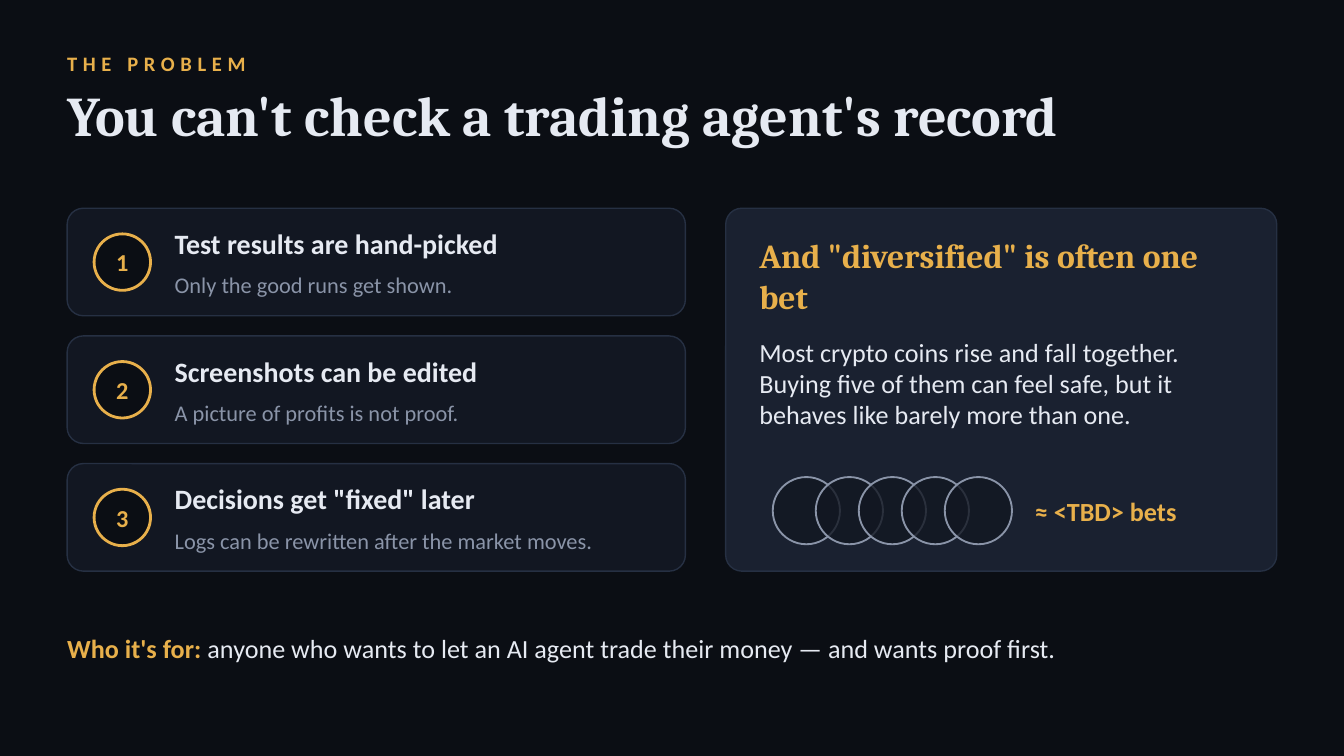
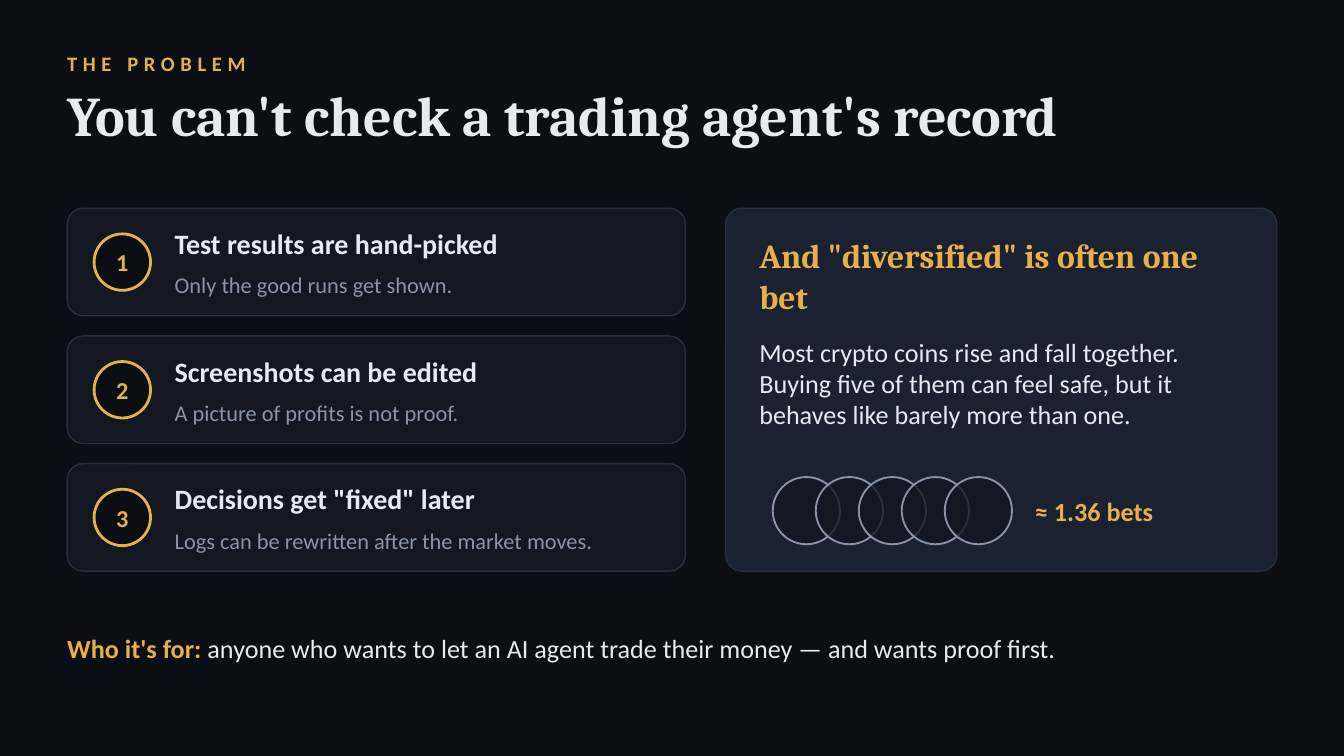
Before and after one commit to WalAngeL06/grail-agent, a slide deck: slide 2 of docs/pitch/GRAIL-pitch.pptx. Drawn at 1344x756 pixels with LibreOffice and Linux fonts; fonts in the diff are those of the drawing. Boxes give left, top, right and bottom in pixels: in the first picture for what was removed or moved away, otherwise in the second. Text is boxed around its words. In the diff, an @@ line names an element or a change of style, - is before the commit and + after.

```diff
--- a/docs/pitch/GRAIL-pitch.pptx
+++ b/docs/pitch/GRAIL-pitch.pptx
@@ text at (x1=1054, y1=502, x2=1154, y2=521): text changed @@
-≈ <TBD> bets
+≈ 1.36 bets
```
Also in this commit, not shown: 7 other slides changed, 5 other files.
